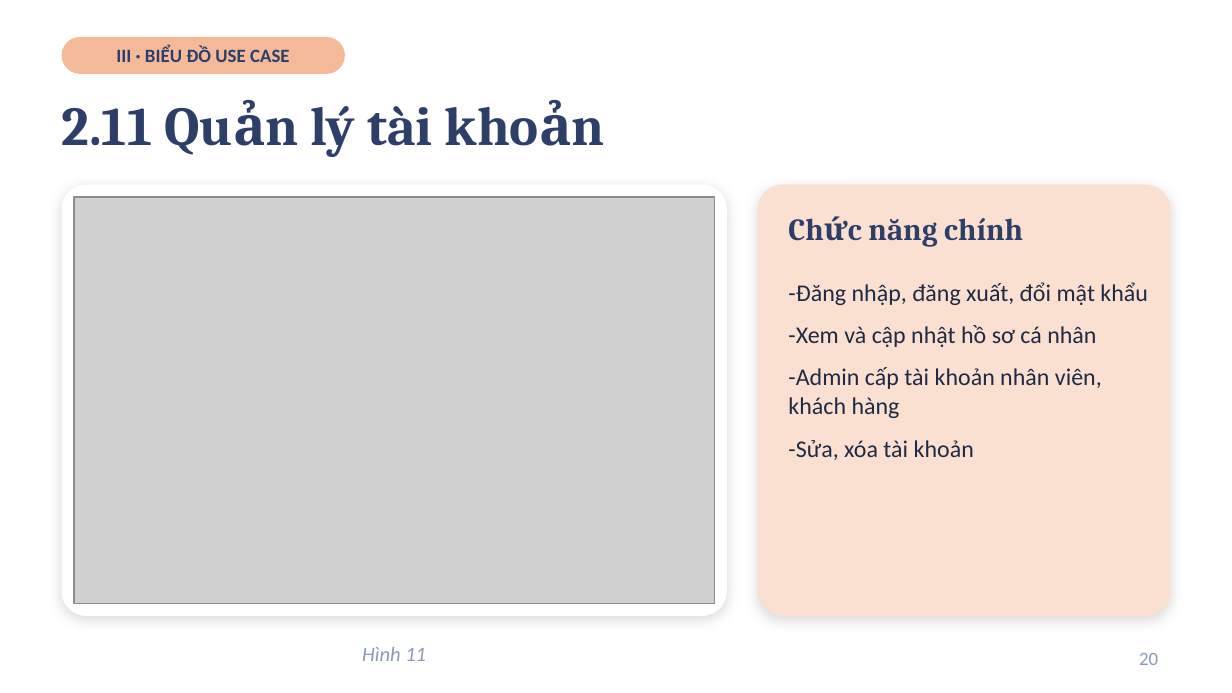
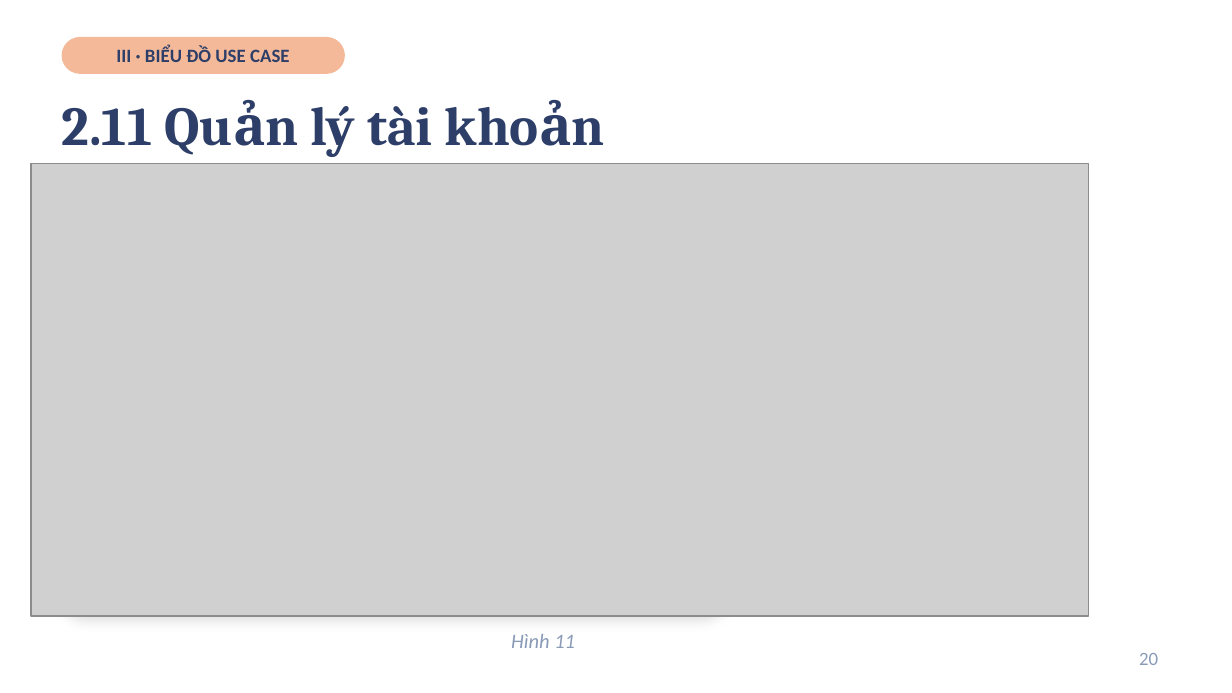
Before and after one commit to tqlong1003/SPS-System, a slide deck: slide 20 of Slide_Khoa_Luan.pptx. Drawn at 1232x693 pixels with LibreOffice and Linux fonts; fonts in the diff are those of the drawing; grey boxes stand for pictures. Boxes give left, top, right and bottom in pixels: in the first picture for what was removed or moved away, otherwise in the second. Text is boxed around its words. In the diff, an @@ line names an element or a change of style, - is before the commit and + after.

```diff
--- a/Slide_Khoa_Luan.pptx
+++ b/Slide_Khoa_Luan.pptx
@@ picture: place and size @@
-picture at bbox=[74, 197, 715, 604]
+picture at bbox=[31, 164, 1089, 616]
@@ rounded rectangle removed at bbox=[758, 185, 1170, 616] @@
@@ text removed at bbox=[868, 218, 1023, 247] @@
-Chức năng chính
@@ text removed at bbox=[788, 282, 1148, 460] @@
--Đăng nhập, đăng xuất, đổi mật khẩu
--Xem và cập nhật hồ sơ cá nhân
--Admin cấp tài khoản nhân viên, khách hàng
--Sửa, xóa tài khoản
@@ text "Hình 11": place and size @@
-text "Hình 11" at bbox=[362, 647, 426, 661]
+text "Hình 11" at bbox=[511, 634, 575, 648]
```
Also in this commit, not shown: 12 other slides changed, 1 other file.
